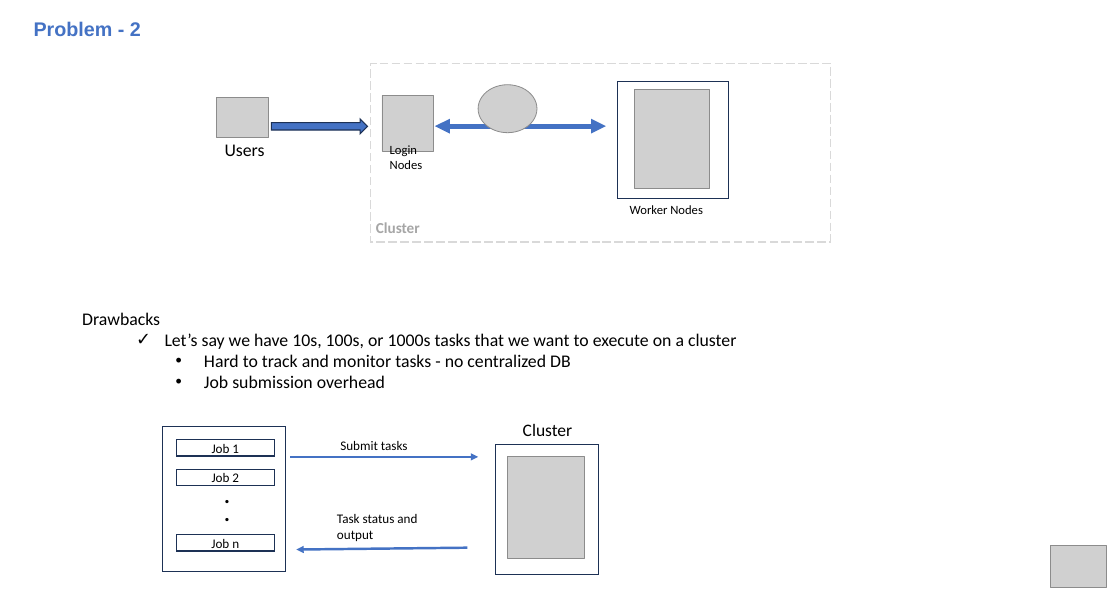
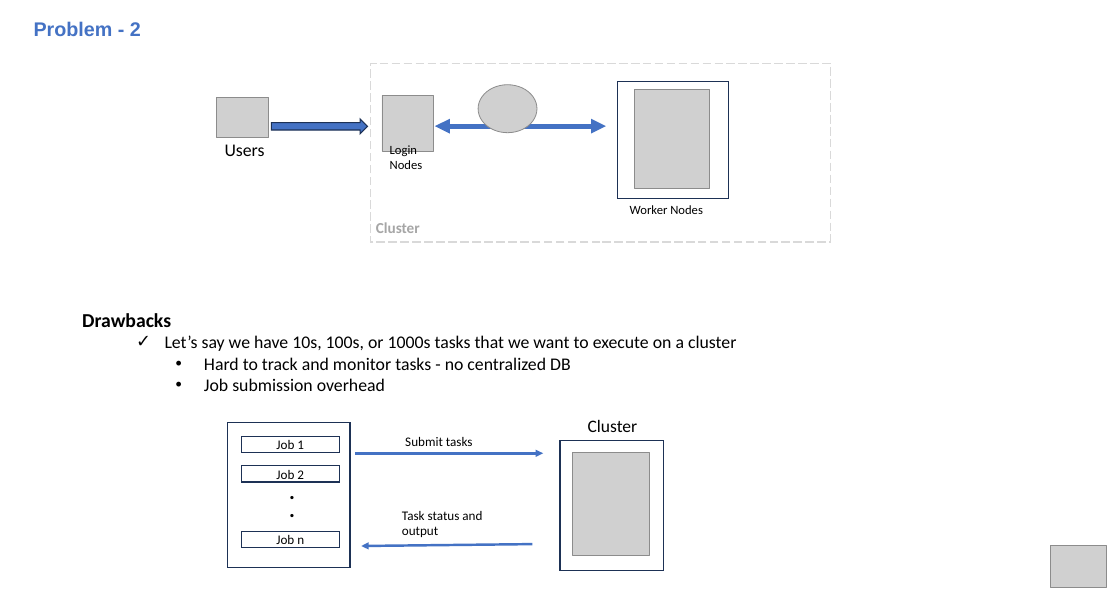
Before and after one commit to hmhwe/IMAGEN_Backend, a slide deck: slide 10 of docs/StakeholderM_CV.pptx. Drawn at 1120x592 pixels with LibreOffice and Linux fonts; fonts in the diff are those of the drawing; grey boxes stand for pictures. Boxes give left, top, right and bottom in pixels: in the first picture for what was removed or moved away, otherwise in the second. Text is boxed around its words. In the diff, an @@ line names an element or a change of style, - is before the commit and + after.

```diff
--- a/docs/StakeholderM_CV.pptx
+++ b/docs/StakeholderM_CV.pptx
@@ text at (82, 313, 171, 327): size 16.1 to 18 pt, bold on in "Drawbacks" @@
@@ 5 rectangles, 5 texts, 2 arrows, 1 picture: place and size @@
-5 rectangles, 5 texts, 2 arrows, 1 picture at (162, 424, 599, 574)
+5 rectangles, 5 texts, 2 arrows, 1 picture at (227, 419, 663, 570)
```
Also in this commit, not shown: 10 other slides changed, 1 slide added.
